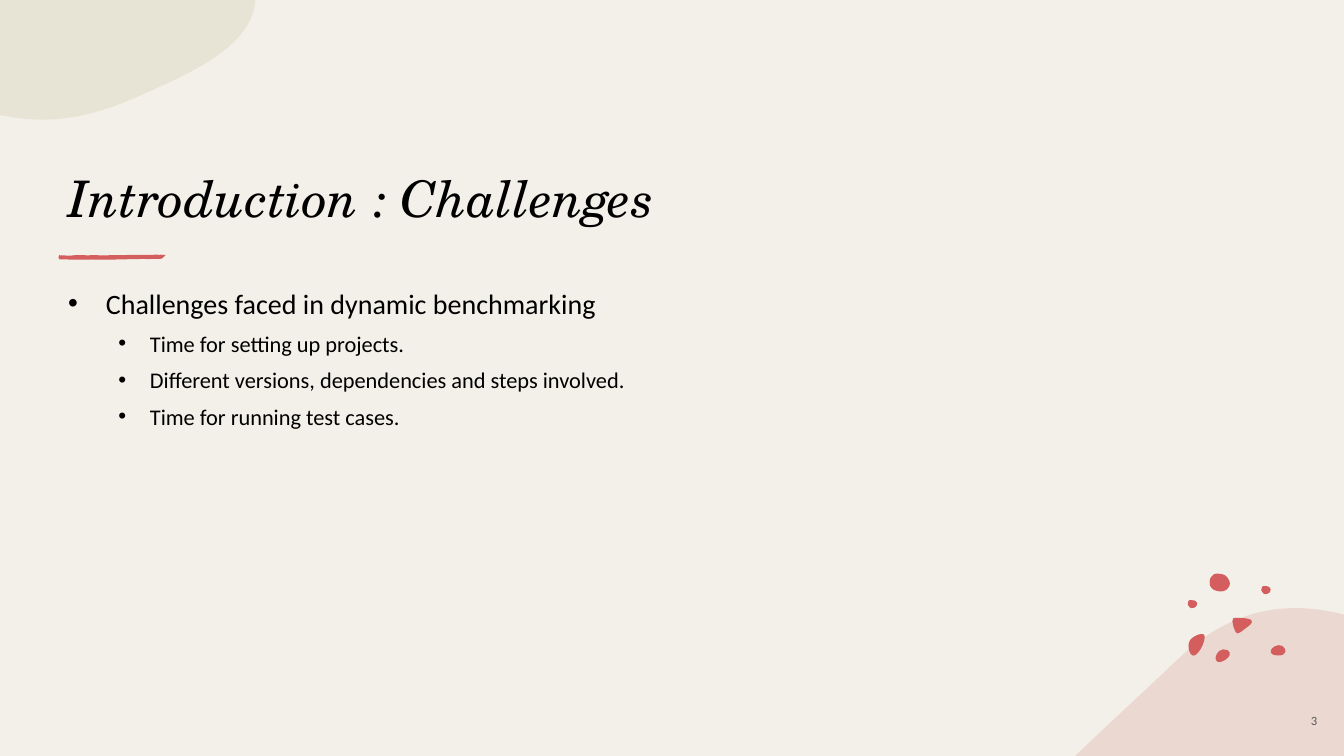
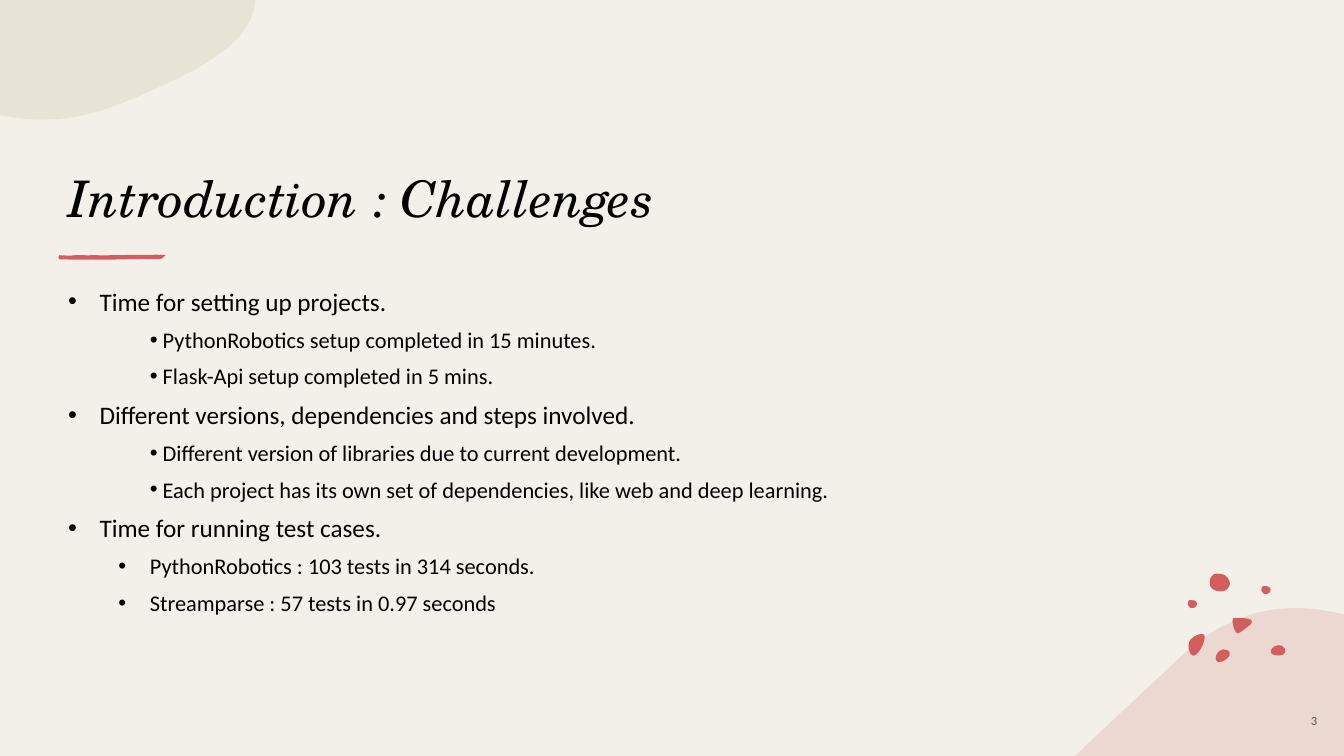
Before and after one commit to piyush-bajaj/DynamicPythonBenchmark, a slide deck: slide 3 of Kick-Off Presentation.pptx. Drawn at 1344x756 pixels with LibreOffice and Linux fonts; fonts in the diff are those of the drawing. Boxes give left, top, right and bottom in pixels: in the first picture for what was removed or moved away, otherwise in the second. Text is boxed around its words. In the diff, an @@ line names an element or a change of style, - is before the commit and + after.

```diff
--- a/Kick-Off Presentation.pptx
+++ b/Kick-Off Presentation.pptx
@@ text at (x1=100, y1=293, x2=635, y2=542): size 16 to 18 pt in "Time for setting up projects.", "Different versions, dependencies and steps involved.", "Time for running test cases."; list level 3 to 2 in "Time for setting up projects."; list level 3 to 2 in "Different versions, dependencies and steps ..."; list level 3 to 2 in "Time for running test cases." @@
@@ text at (x1=106, y1=294, x2=596, y2=319): paragraph removed @@
-• Challenges faced in dynamic benchmarking
@@ text at (x1=163, y1=332, x2=596, y2=388): paragraphs added @@
+    • PythonRobotics setup completed in 15 minutes.
+    • Flask-Api setup completed in 5 mins.
@@ text at (x1=163, y1=445, x2=828, y2=502): paragraphs added @@
+    • Different version of libraries due to current development.
+    • Each project has its own set of dependencies, like web and deep learning.
@@ text at (x1=150, y1=558, x2=535, y2=615): paragraphs added @@
+    • PythonRobotics : 103 tests in 314 seconds.
+    • Streamparse : 57 tests in 0.97 seconds
```
Also in this commit, not shown: 6 other slides changed, 2 slides removed.
